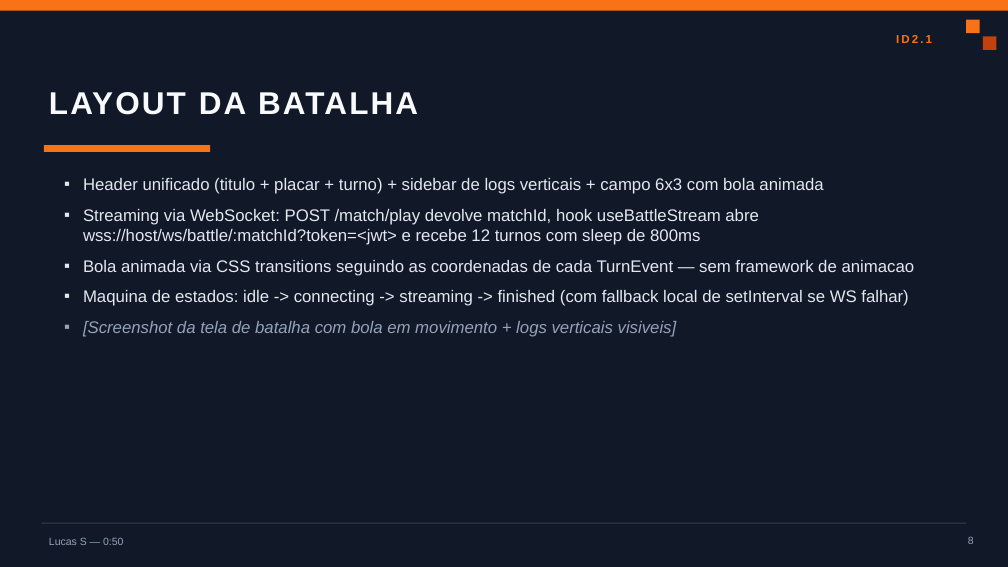
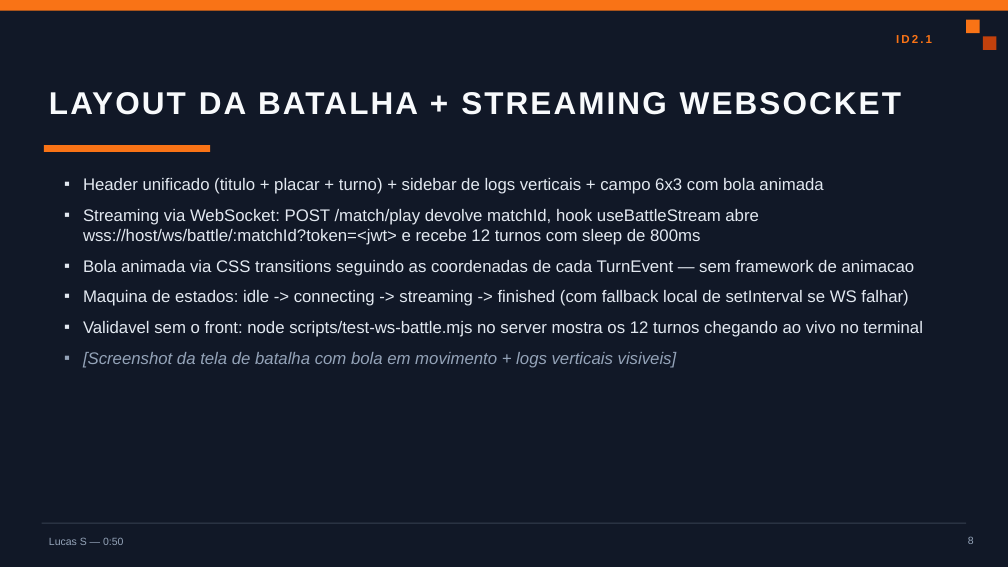
Before and after one commit to AutoSoccer/server, a slide deck: slide 8 of apresentacao/AutoSoccer_Apresentacao.pptx. Drawn at 1008x567 pixels with LibreOffice and Linux fonts; fonts in the diff are those of the drawing. Boxes give left, top, right and bottom in pixels: in the first picture for what was removed or moved away, otherwise in the second. Text is boxed around its words. In the diff, an @@ line names an element or a change of style, - is before the commit and + after.

Commit message:
docs(apresentacao): integra WebSocket no roteiro de demo e slide 8
- docs/ROTEIRO_DEMO.md
  - Checklist pre-apresentacao: terminal lateral com `node scripts/test-ws-battle.mjs`
    digitado, falta so Enter
  - Novo Fluxo 3.5 (10s, opcional): Pedro aperta Enter e mostra os 12 turnos
    chegando ao vivo no terminal entre os fluxos 3 (Swagger) e 4 (CI/CD)
- docs/SLIDES_CONTENT.md slide 8: titulo vira "Layout da batalha + streaming
  WebSocket", bullets ganham detalhes do useBattleStream, maquina de estados
  (idle->connecting->streaming->finished) e referencia ao script de validacao
- apresentacao/build/gerar.js: slide 8 atualizado com mesma info
- apresentacao/AutoSoccer_Apresentacao.pptx: regenerado (28 slides)
- AGENTS.md: nova secao "Validar WebSocket sem abrir o front" com os
  comandos do script test-ws-battle.mjs

Motivo: o WebSocket finalmente passou a funcionar em prod (fix de Node 20
de algumas horas atras desbloqueou). Vale destacar na apresentacao.

```diff
--- a/apresentacao/AutoSoccer_Apresentacao.pptx
+++ b/apresentacao/AutoSoccer_Apresentacao.pptx
@@ text at box(49, 92, 901, 115): text changed @@
-LAYOUT DA BATALHA
+LAYOUT DA BATALHA + STREAMING WEBSOCKET
@@ text at box(83, 321, 923, 337): paragraph added @@
+▪ Validavel sem o front: node scripts/test-ws-battle.mjs no server mostra os 12 turnos chegando ao vivo no terminal
```
Also in this commit, not shown: 4 other files.
